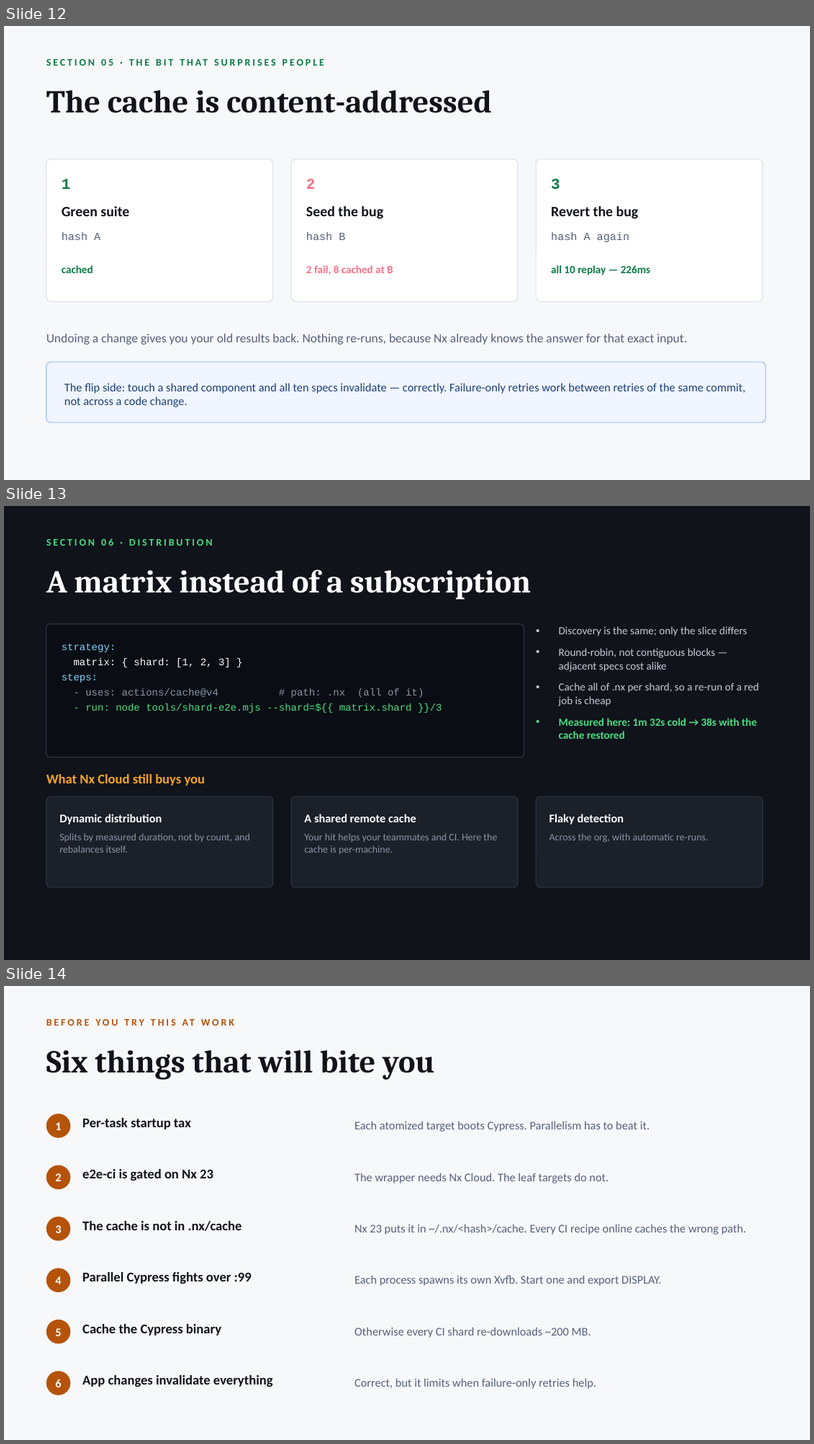
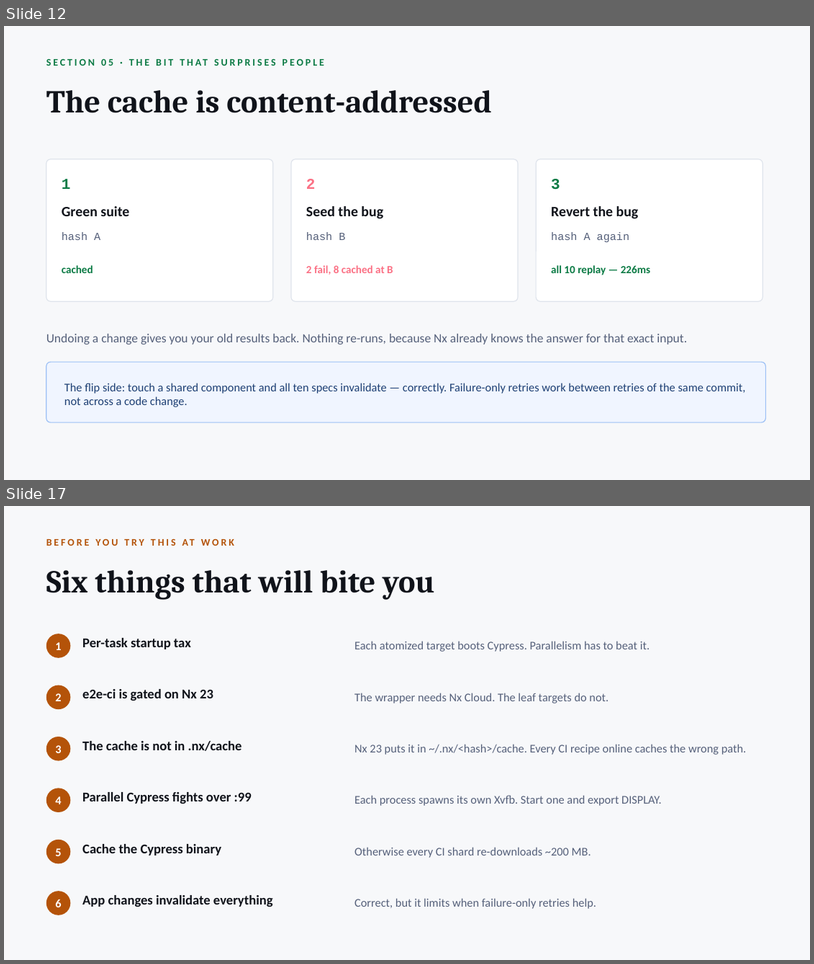
Before and after one commit to radzivil/nx-scaling-e2e-tests-with-atomizer, a slide deck: talk/Scaling-E2E-Tests-with-Nx.pptx. Shown one above the other, each under a label of ours: slides 12, 13 and 14 before the commit, slides 12 and 17 after it; the slides between them are not shown. The pictures are 814x1444 and 814x964 pixels, drawn with LibreOffice and Linux fonts; fonts in the diff are those of the drawing. Boxes give left, top, right and bottom in pixels: in the first picture for what was removed or moved away, otherwise in the second. Text is boxed around its words. In the diff, an @@ line names an element or a change of style, - is before the commit and + after.

Commit message:
Add the scale section to the deck
Four new slides: the three-app workspace, the ladder as a bar chart, why CI
distributes per app rather than per shard, and what `affected` actually runs.
Takeaways gain a fifth point; the agenda gains the section.

A render pass caught three things: the replay bar sat on a minimum-width floor
that made 5s look like a third of 55s, rung 2 was drawn in the colour this deck
uses for failure, and the title promised four rungs over five bars.

```diff
--- a/talk/Scaling-E2E-Tests-with-Nx.pptx
+++ b/talk/Scaling-E2E-Tests-with-Nx.pptx
@@ slide 13 removed at [4, 506, 810, 960], background #10131A @@
@@ text removed at [46, 538, 213, 546] @@
-SECTION 06 · DISTRIBUTION
@@ text removed at [46, 569, 531, 600] @@
-A matrix instead of a subscription
@@ rounded rectangle removed at [46, 624, 525, 757] @@
@@ text removed at [559, 626, 759, 739] @@
-• Discovery is the same; only the slice differs
-• Round-robin, not contiguous blocks — adjacent specs cost alike
-• Cache all of .nx per shard, so a re-run of a red job is cheap
-• Measured here: 1m 32s cold → 38s with the cache restored
@@ text removed at [62, 643, 442, 713] @@
-strategy:
-matrix: { shard: [1, 2, 3] }
-steps:
-- uses: actions/cache@v4 # path: .nx (all of it)
-- run: node tools/shard-e2e.mjs --shard=${{ matrix.shard }}/3
@@ text removed at [46, 774, 206, 785] @@
-What Nx Cloud still buys you
@@ rounded rectangle removed at [46, 796, 273, 887] @@
@@ rounded rectangle removed at [291, 796, 518, 887] @@
@@ rounded rectangle removed at [536, 796, 763, 887] @@
@@ text removed at [59, 813, 162, 824] @@
-Dynamic distribution
@@ text removed at [304, 813, 417, 822] @@
-A shared remote cache
@@ text removed at [550, 813, 625, 824] @@
-Flaky detection
@@ text removed at [59, 833, 250, 852] @@
-Splits by measured duration, not by count, and rebalances itself.
@@ text removed at [304, 833, 497, 854] @@
-Your hit helps your teammates and CI. Here the cache is per-machine.
@@ text removed at [550, 833, 708, 842] @@
-Across the org, with automatic re-runs.
@@ what was slide 14 is now slide 17 @@
```
Also in this commit, not shown: 2 slides changed, 4 slides added, 1 other file.
